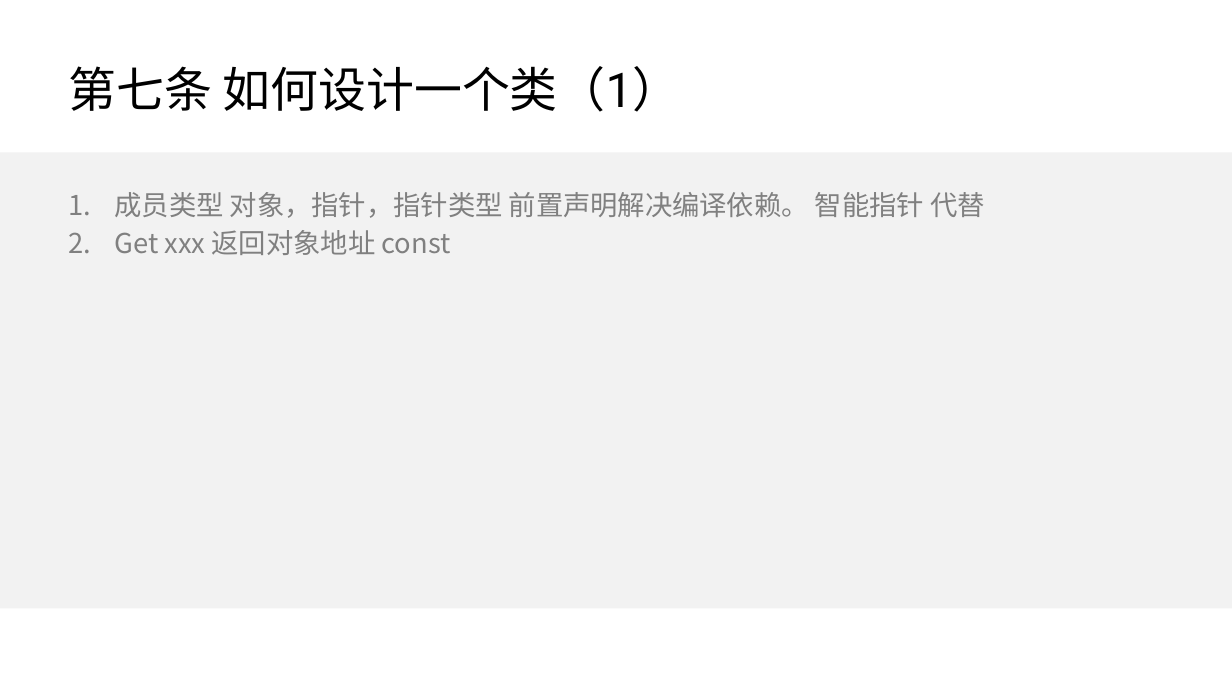
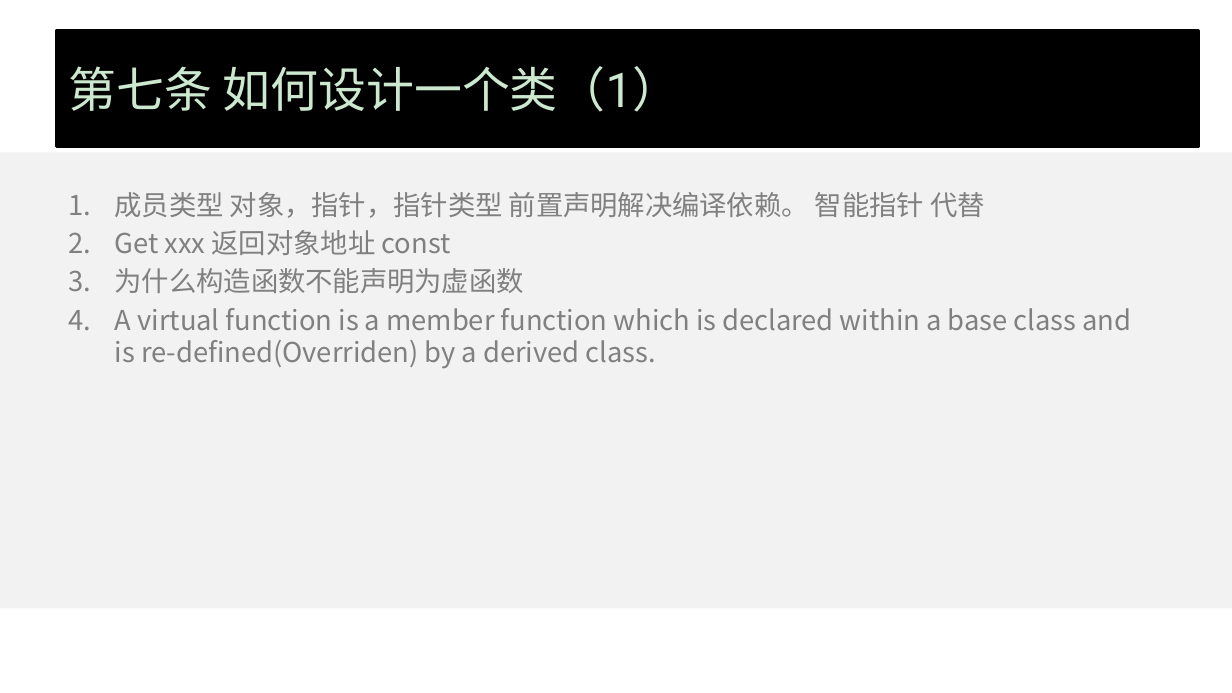
Before and after one commit to wangcy6/weekly, a slide deck: slide 9 of ppt/2019_c++_full.pptx. Drawn at 1232x693 pixels with LibreOffice and Linux fonts; fonts in the diff are those of the drawing; background and template pictures are left out. Boxes give left, top, right and bottom in pixels: in the first picture for what was removed or moved away, otherwise in the second. Text is boxed around its words. In the diff, an @@ line names an element or a change of style, - is before the commit and + after.

```diff
--- a/ppt/2019_c++_full.pptx
+++ b/ppt/2019_c++_full.pptx
@@ title "第七条 如何设计一个类（1）": place and size @@
-title "第七条 如何设计一个类（1）" at [69,66,681,112]
+title "第七条 如何设计一个类（1）" at [57,31,1199,147]
@@ title "第七条 如何设计一个类（1）" at [57,31,1199,147]: text colour #000000 to #CCE8CF; fill none to #000000; outline none to #000000 2 pt @@
@@ text at [115,268,1131,368]: paragraphs added @@
+3. 为什么构造函数不能声明为虚函数
+4. A virtual function is a member function which is declared within a base class and is re-defined(Overriden) by a derived class.
```
Also in this commit, not shown: 1 other slide changed, 1 slide added, 25 other files.
